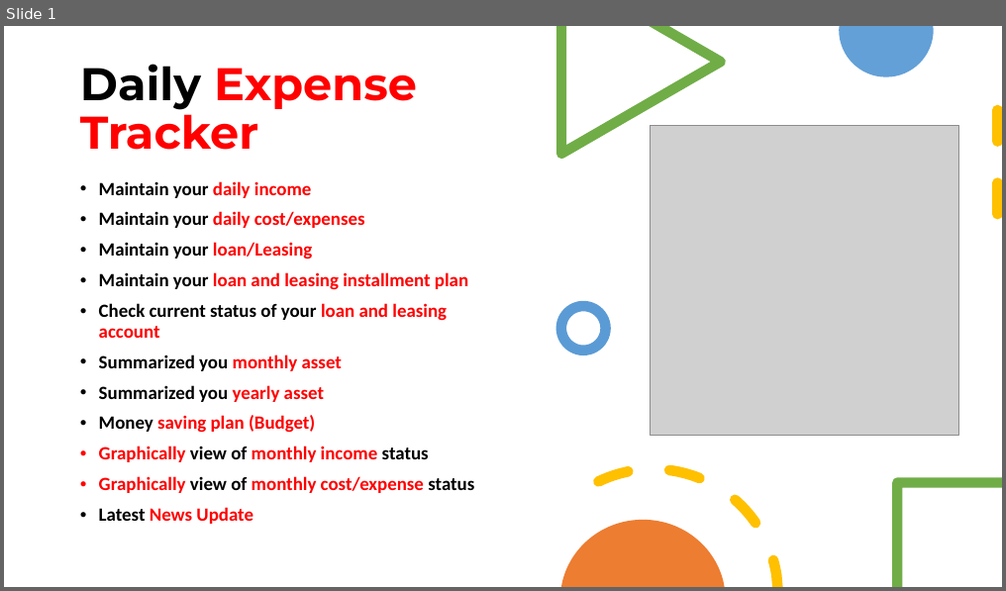
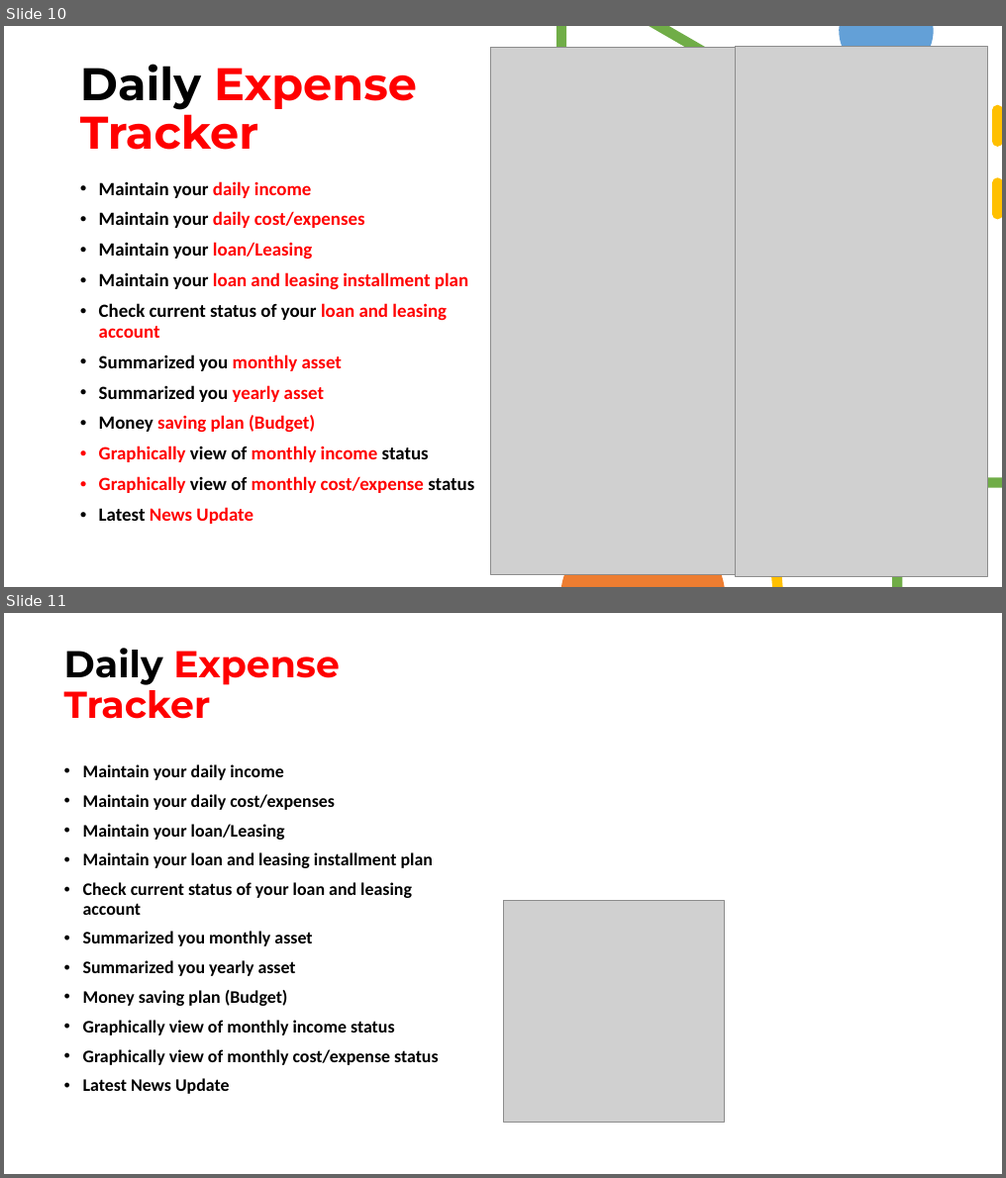
Before and after one commit to Nandathilaka/daily_cost, a slide deck: Daily Cost.pptx. Shown one above the other, each under a label of ours: slide 1 before the commit, slides 10 and 11 after it. The pictures are 1006x591 and 1006x1178 pixels, drawn with LibreOffice and Linux fonts; fonts in the diff are those of the drawing; grey boxes stand for pictures. Boxes give left, top, right and bottom in pixels: in the first picture for what was removed or moved away, otherwise in the second. Text is boxed around its words. In the diff, an @@ line names an element or a change of style, - is before the commit and + after.

```diff
--- a/Daily Cost.pptx
+++ b/Daily Cost.pptx
@@ slide 11 added at box(4, 613, 1002, 1174), background #FFFFFF @@
@@ title added at box(64, 648, 340, 719), 36 pt, text #FF0000, bold @@
+Daily Expense Tracker
@@ text added at box(83, 764, 439, 1094), 17 pt, text #000000, bold @@
+• Maintain your daily income
+• Maintain your daily cost/expenses
+• Maintain your loan/Leasing
+• Maintain your loan and leasing installment plan
+• Check current status of your loan and leasing account
+• Summarized you monthly asset
+• Summarized you yearly asset
+• Money saving plan (Budget)
+• Graphically view of monthly income status
+• Graphically view of monthly cost/expense status
+• Latest News Update
@@ picture added at box(503, 900, 725, 1122) @@
@@ what was slide 1 is now slide 10 @@
@@ slide 10 changed as well @@
@@ picture added at box(491, 47, 740, 575) @@
@@ picture added at box(736, 46, 988, 576) @@
@@ ellipse removed at box(561, 306, 606, 350) @@
```
Also in this commit, not shown: 9 other slides added, 14 other files.
